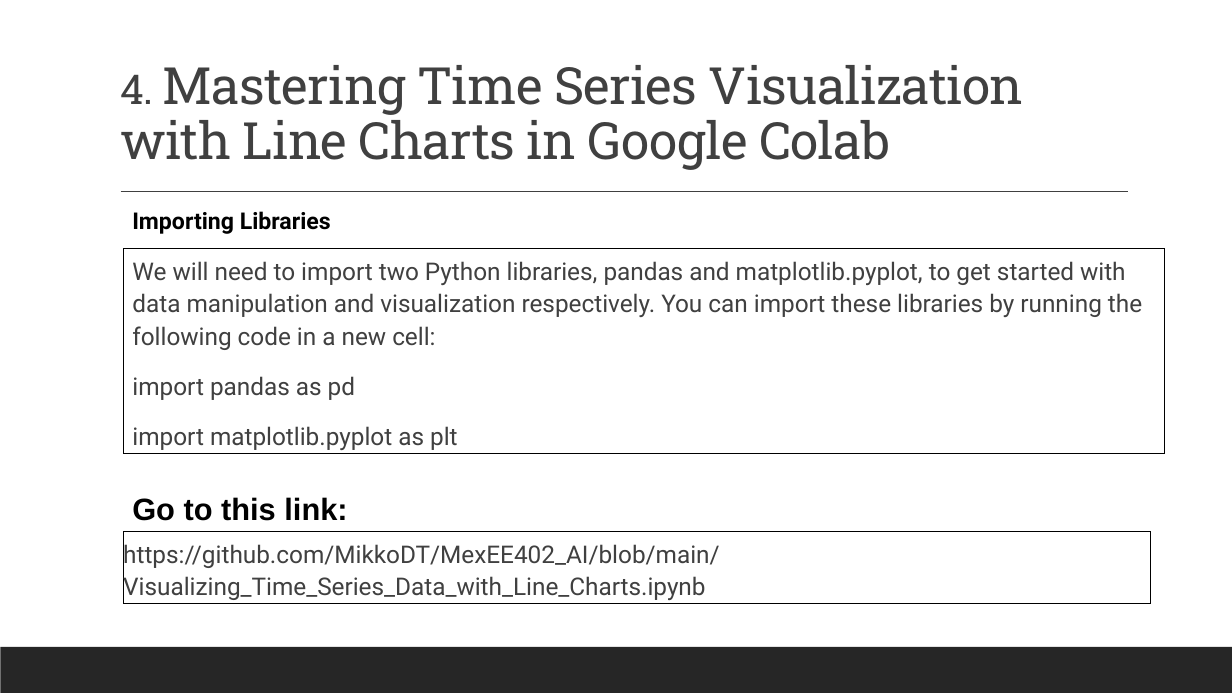
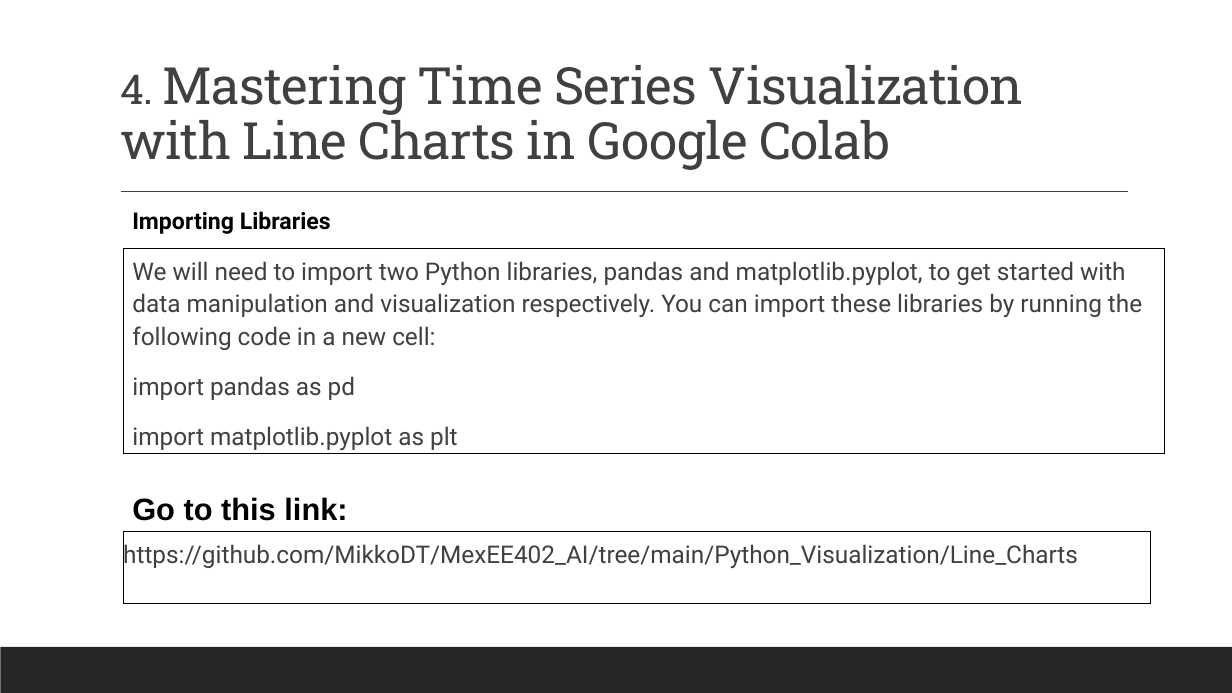
Before and after one commit to MikkoDT/MexEE402_AI, a slide deck: slide 16 of Lectures/II_Data_Visualization_with_Python.pptx (slide 17 before the commit). Drawn at 1232x693 pixels with LibreOffice and Linux fonts; fonts in the diff are those of the drawing. Boxes give left, top, right and bottom in pixels: in the first picture for what was removed or moved away, otherwise in the second. Text is boxed around its words. In the diff, an @@ line names an element or a change of style, - is before the commit and + after.

```diff
--- a/Lectures/II_Data_Visualization_with_Python.pptx
+++ b/Lectures/II_Data_Visualization_with_Python.pptx
@@ text in rectangle at (123,541,1078,569): text changed @@
-https://github.com/MikkoDT/MexEE402_AI/blob/main/Visualizing_Time_Series_Data_with_Line_Charts.ipynb
+https://github.com/MikkoDT/MexEE402_AI/tree/main/Python_Visualization/Line_Charts
```
Also in this commit, not shown: 4 other slides changed, 1 slide removed, 1 other file.
